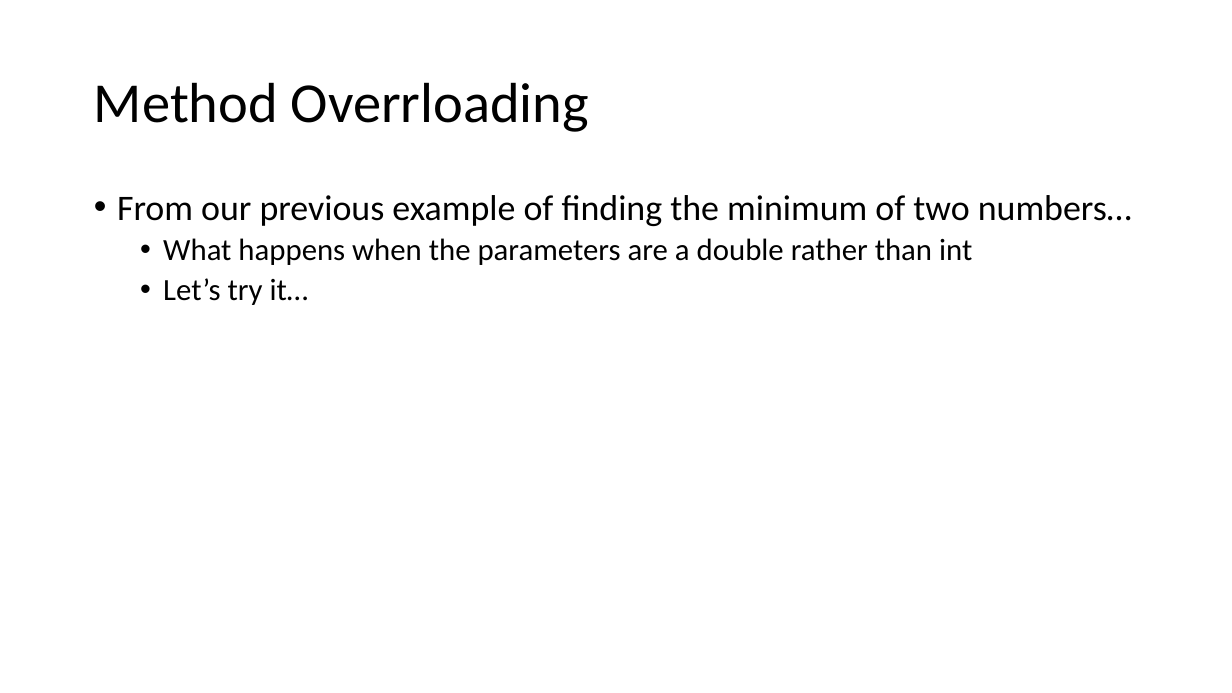
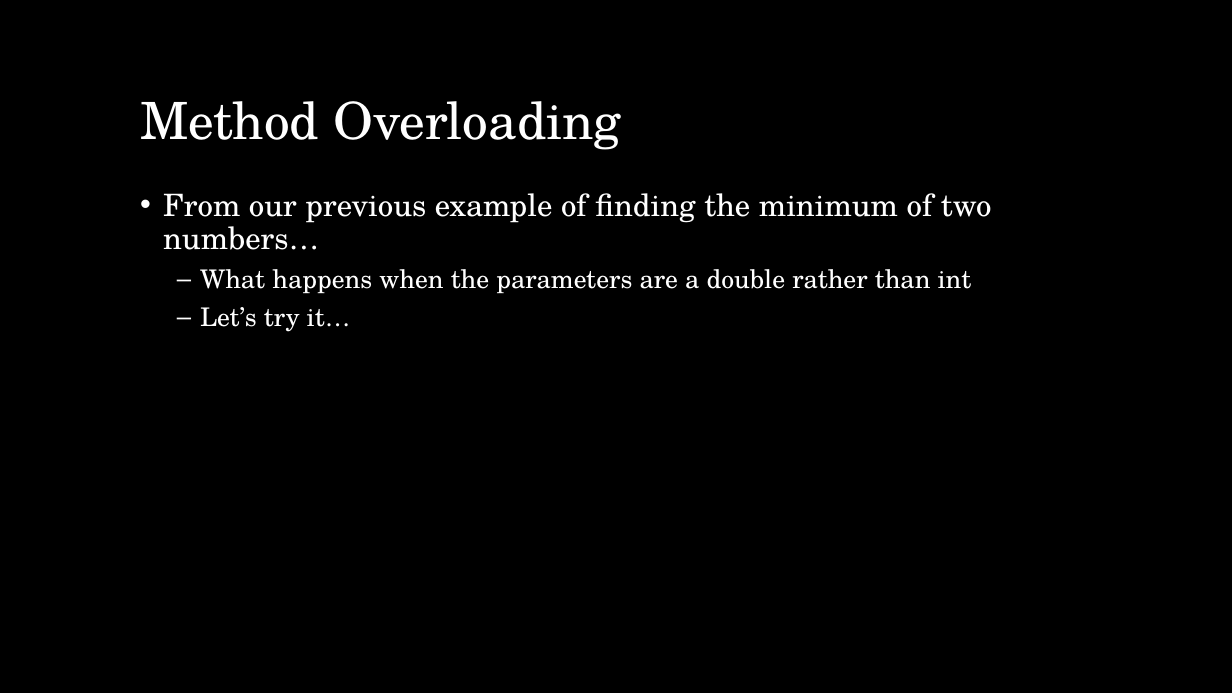
Before and after one commit to Mechanical-Advantage/Training2018, a slide deck: slide 7 of doc/java/slides/week5.pptx. Drawn at 1232x693 pixels with LibreOffice and Linux fonts; fonts in the diff are those of the drawing; background and template pictures are left out. Boxes give left, top, right and bottom in pixels: in the first picture for what was removed or moved away, otherwise in the second. Text is boxed around its words. In the diff, an @@ line names an element or a change of style, - is before the commit and + after.

```diff
--- a/doc/java/slides/week5.pptx
+++ b/doc/java/slides/week5.pptx
@@ background #FFFFFF to picture (left out) @@
@@ title "Method Overloading" at (140, 101, 621, 150): vertical alignment middle to bottom @@
@@ title at (140, 101, 621, 150): text changed; size 44 to 40 pt; font Calibri to TeX Gyre Schola; text colour #000000 to #FFFFFF @@
-Method Overrloading
+Method Overloading
@@ text "From our previous example of ...": place and size @@
-text "From our previous example of ..." at (117, 195, 1132, 305)
+text "From our previous example of ..." at (163, 193, 992, 332)
@@ text "From our previous example of ..." at (163, 193, 992, 332): size 28 to 24 pt in "From our previous example of finding the ..."; font Calibri to TeX Gyre Schola, text colour #000000 to #FFFFFF; size 24 to 20 pt in "What happens when the parameters are a ...", "Let’s try it…"; more space between paragraphs; bullet • to – @@
```
Also in this commit, not shown: 5 other slides changed, 8 slides added, 1 slide removed, 6 other files.
